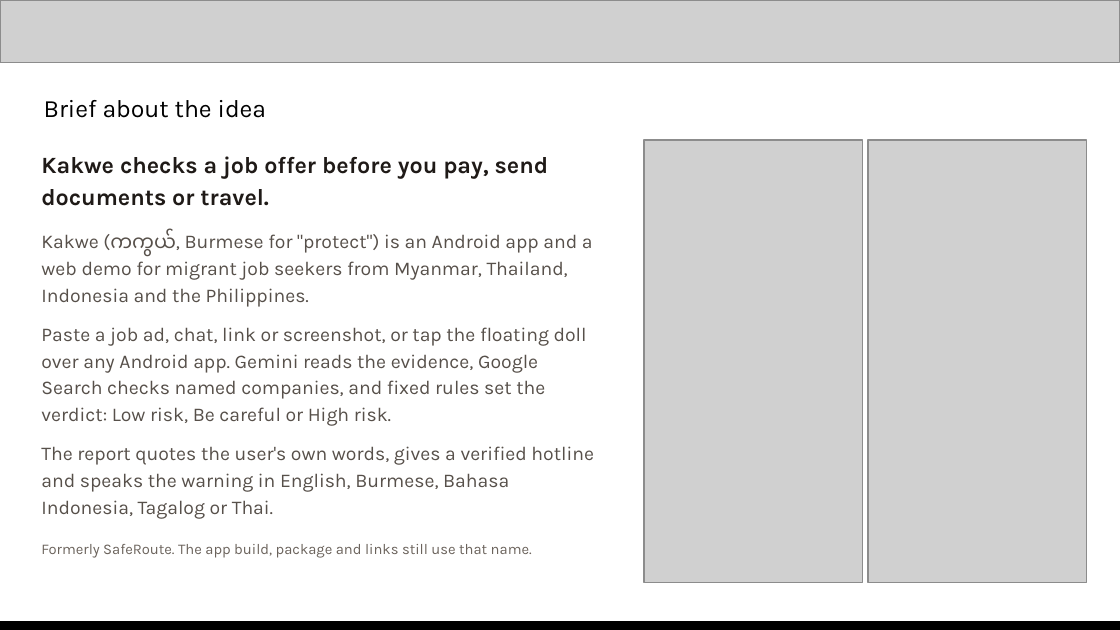
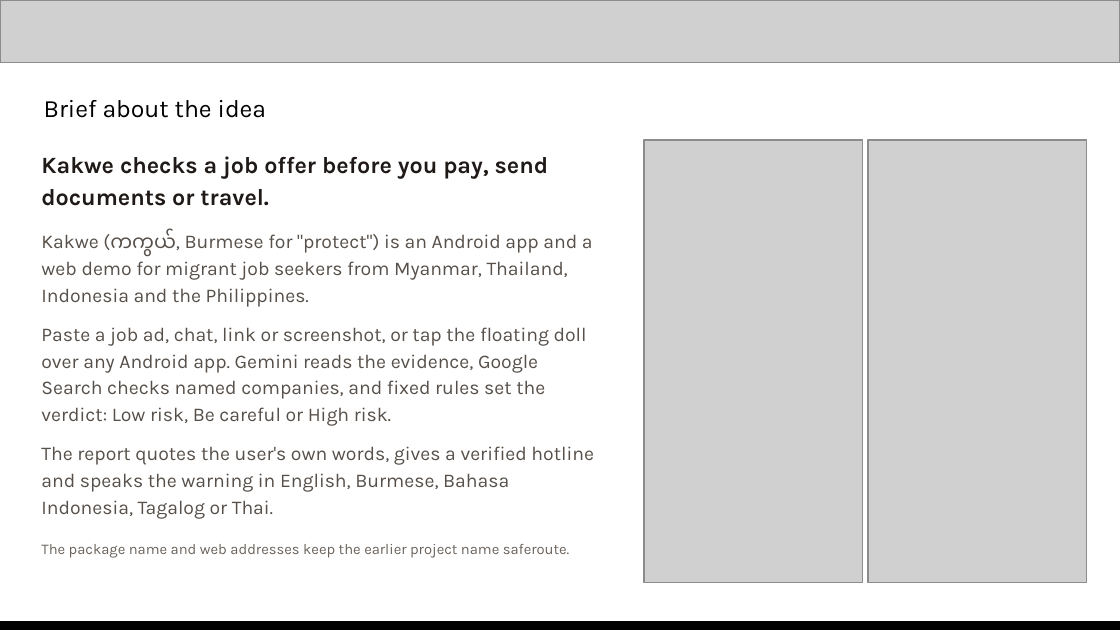
Before and after one commit to minthein128/scamshield, a slide deck: slide 2 of pitch/Kakwe-AIBuilderCup-submission.pptx. Drawn at 1120x630 pixels with LibreOffice and Linux fonts; fonts in the diff are those of the drawing; grey boxes stand for pictures. Boxes give left, top, right and bottom in pixels: in the first picture for what was removed or moved away, otherwise in the second. Text is boxed around its words. In the diff, an @@ line names an element or a change of style, - is before the commit and + after.

Commit message:
docs: final submission deck with Kakwe screens, Cloud Run hosting and web.app APK
Replaces every screenshot that showed the old name with Kakwe captures from
feat/production, uses the approved Home and Check v3 mockups on the
wireframe slide, states the API runs on Cloud Run in asia-southeast1, links
the APK on web.app and drops the done Cloud Run and Check redesign items
from the roadmap and the tunnel limit.

```diff
--- a/pitch/Kakwe-AIBuilderCup-submission.pptx
+++ b/pitch/Kakwe-AIBuilderCup-submission.pptx
@@ text at [41, 544, 570, 558]: text changed @@
-Formerly SafeRoute. The app build, package and links still use that name.
+The package name and web addresses keep the earlier project name saferoute.
```
Also in this commit, not shown: 6 other slides changed, 44 other files.
